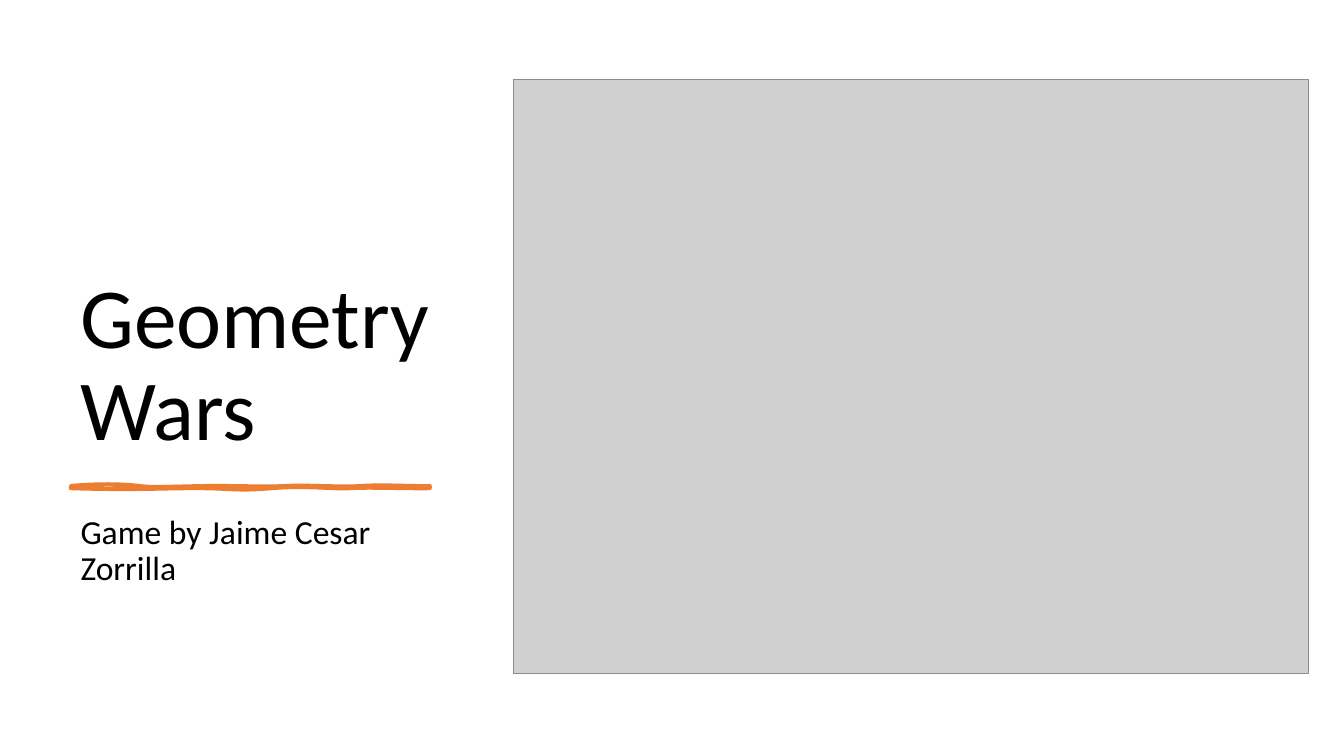
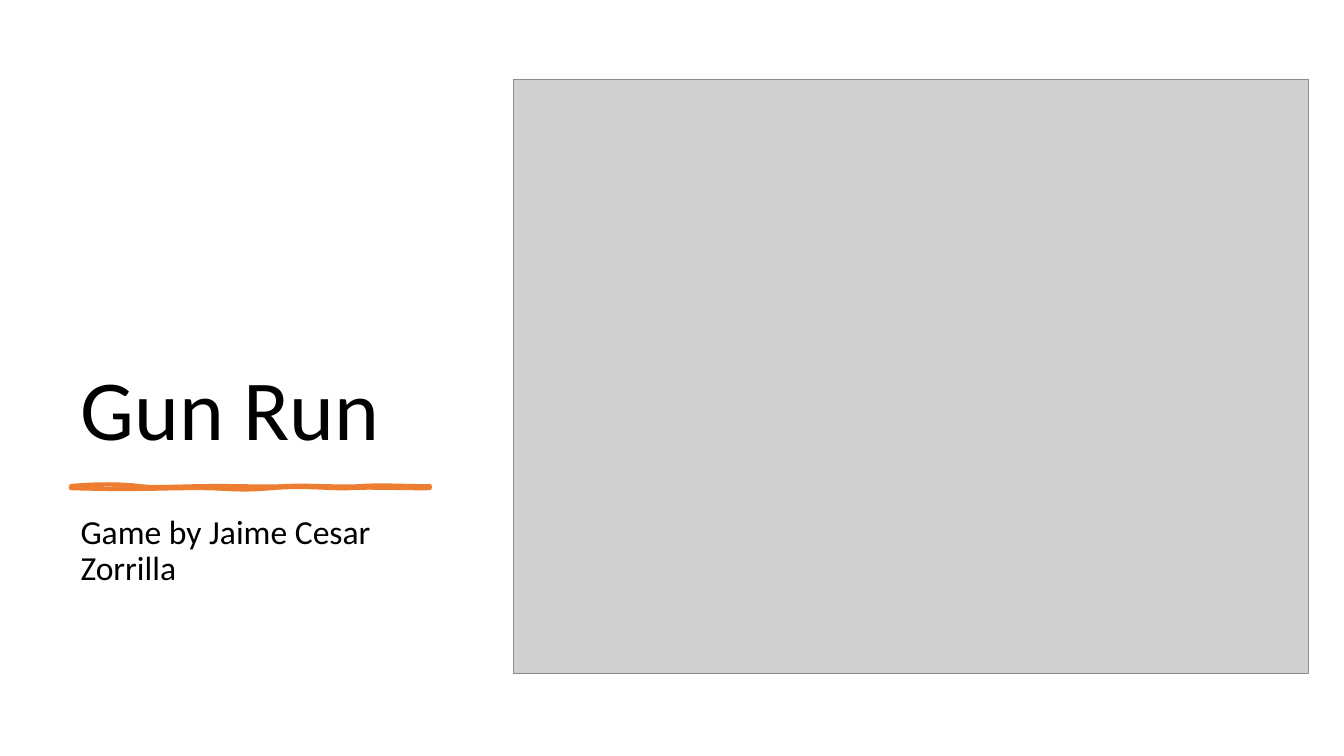
Before and after one commit to EmperorOfRoma/Zorrilla--Jaime-Cesar---Gun-Run, a slide deck: slide 1 of Gun Run Presentation.pptx. Drawn at 1344x756 pixels with LibreOffice and Linux fonts; fonts in the diff are those of the drawing; grey boxes stand for pictures. Boxes give left, top, right and bottom in pixels: in the first picture for what was removed or moved away, otherwise in the second. Text is boxed around its words. In the diff, an @@ line names an element or a change of style, - is before the commit and + after.

```diff
--- a/Gun Run Presentation.pptx
+++ b/Gun Run Presentation.pptx
@@ title at [81,384,379,441]: text changed @@
-Geometry Wars
+Gun Run
```
Also in this commit, not shown: 1 other slide changed, 3 other files.
